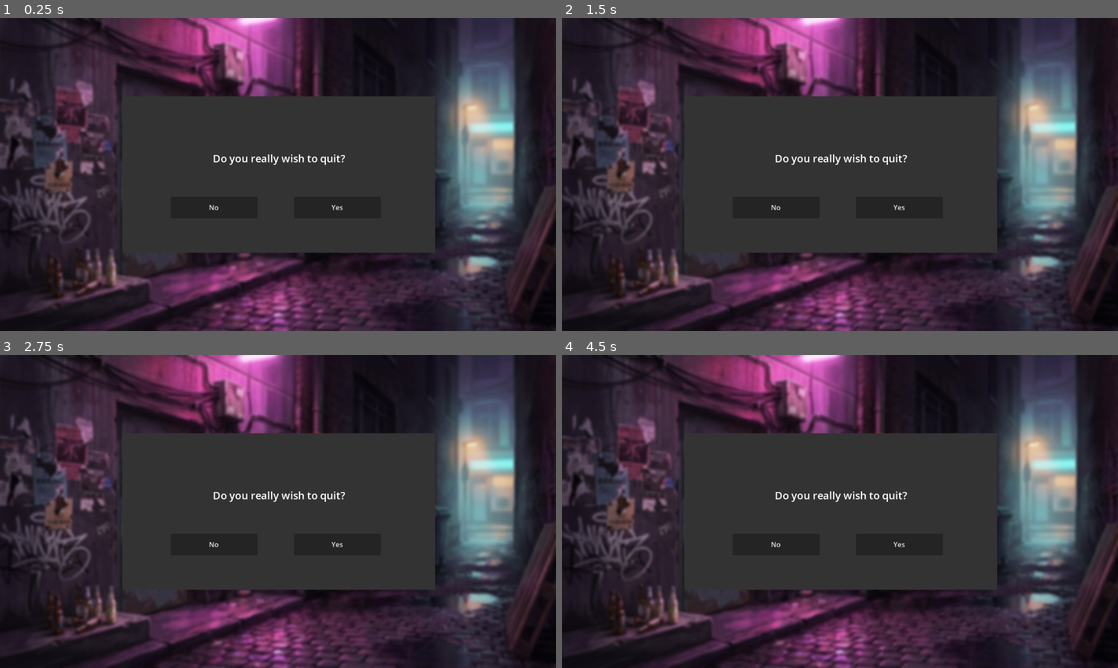
Above: before the commit, frames 1-4 (two rows, left to right).
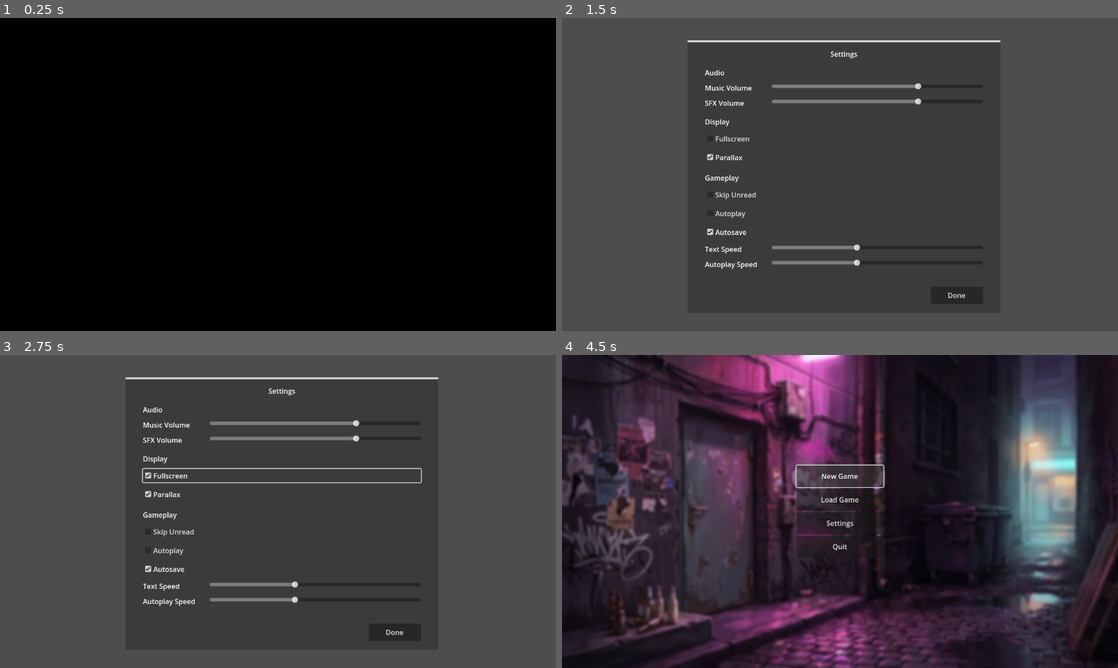
Above: after the commit, the same moments.

Repository: esesemdi/vngine
Game: Godot game, scene res://VNgine/Default/Scenes/Title/TitleScene.tscn
Same seed, same stepped clock (60 frames per second), same inputs: the game is played once before the commit and once after it.
Inputs (mouse positions are in pixels of both pictures, inside the frame that each line leads up to):
- Up to frame 1 (0.25 s): no input
- Up to frame 2 (1.5 s): click "Load Game" at 0.5 s; click "Settings" at 1.25 s
- Up to frame 3 (2.75 s): click (278, 477) at 2 s, where only the run before the commit has a clickable "New Game"
- Up to frame 4 (4.5 s): click (840, 477) at 2.75 s, where only the run before the commit has a clickable "New Game"; click (956, 633) at 3.5 s, where only the run after the commit has a clickable "Done"; click "New Game" at 4.25 s

The runs differ from the first frame. In frame 1, 93% of the frame differs, in the area x 0-100%, y 0-100%; in frame 2, 66%; in frame 3, 66%; in frame 4, 19%.
Error before the commit: Parse Error: Cannot find member "Const" in base "Def". (res://VNgine/Source/Autoloads/MediaMan/MediaMan.gd:126)

Commit message:
Finish move to settings and definitions class, minor media tweaks

Diff:
--- a/VNgine/Default/Scenes/Settings/SettingsScene.gd
+++ b/VNgine/Default/Scenes/Settings/SettingsScene.gd
@@ -53,6 +53,6 @@
 func _on_setting_toggled(value: bool, setting: String):
 	setting_toggled.emit(setting, value)
 func _on_done_pressed() -> void:
-	sfx_requested.emit(Def.Const.SFX_SELECT)
+	sfx_requested.emit(Def.Paths.SFX_SELECT)
 	goback_requested.emit()
 #endregion
--- a/VNgine/Default/Scenes/Settings/SettingsScene.tscn
+++ b/VNgine/Default/Scenes/Settings/SettingsScene.tscn
@@ -60,7 +60,7 @@
 layout_mode = 2
 size_flags_horizontal = 3
 max_value = 1.0
-step = 0.1
+step = 0.02
 
 [node name="SFXVolume" type="HBoxContainer" parent="MainLayer/PanelContainer/VBoxContainer/AudioSection"]
 layout_mode = 2
@@ -76,7 +76,7 @@
 layout_mode = 2
 size_flags_horizontal = 3
 max_value = 1.0
-step = 0.1
+step = 0.02
 
 [node name="DisplaySection" type="VBoxContainer" parent="MainLayer/PanelContainer/VBoxContainer"]
 layout_mode = 2
--- a/VNgine/Default/Scenes/Title/TitleScene.gd
+++ b/VNgine/Default/Scenes/Title/TitleScene.gd
@@ -46,22 +46,22 @@
 
 ## SIGNALS
 func _on_new_game_pressed() -> void:
-	sfx_requested.emit(Def.Const.SFX_SELECT)
+	sfx_requested.emit(Def.Paths.SFX_SELECT)
 #	scene_requested.emit(Def.Scenes.STORY)
 func _on_load_game_pressed() -> void:
-	sfx_requested.emit(Def.Const.SFX_SELECT)
+	sfx_requested.emit(Def.Paths.SFX_SELECT)
 #	scene_requested.emit(Def.Scenes.LOAD)
 func _on_settings_pressed() -> void:
-	sfx_requested.emit(Def.Const.SFX_SELECT)
+	sfx_requested.emit(Def.Paths.SFX_SELECT)
 	scene_requested.emit(Def.Scenes.SETTINGS)
 func _on_quit_pressed() -> void:
-	sfx_requested.emit(Def.Const.SFX_SELECT)
+	sfx_requested.emit(Def.Paths.SFX_SELECT)
 	quit_requested.emit()
 func _on_yes_pressed() -> void:
-	sfx_requested.emit(Def.Const.SFX_SELECT)
+	sfx_requested.emit(Def.Paths.SFX_SELECT)
 	quit_requested.emit()
 func _on_no_pressed() -> void:
-	sfx_requested.emit(Def.Const.SFX_SELECT)
+	sfx_requested.emit(Def.Paths.SFX_SELECT)
 	toggle_component("pause")
 
 func _on_pause_toggled() -> void:
--- a/VNgine/Source/Autoloads/ConfigMan.gd
+++ b/VNgine/Source/Autoloads/ConfigMan.gd
@@ -5,6 +5,17 @@
 
 var _settings: Dictionary = {}
 var _config: ConfigFile = ConfigFile.new()
+
+# Maps section names to their Def.Defaults constants
+const SECTION_MAP: Dictionary = {
+	"display": "DISPLAY",
+	"audio": "AUDIO",
+	"story": "STORY",
+	"text": "TEXT",
+	"saves": "SAVES",
+	"input": "INPUT",
+	"stage": "STAGE",
+}
 
 func _ready() -> void:
 	_load_settings()
@@ -14,16 +25,35 @@
 
 #region PUBLIC API
 func get_setting(section: String, key: String) -> Variant:
-	return _settings.get(section, {}).get(key, Def.Const.DEFAULTS.get(section, {}).get(key))
+	var current_value = _settings.get(section, {}).get(key)
+	if current_value != null:
+		return current_value
+	return _get_default(section, key)
 
 func get_section(setting: String) -> String:
-	for section in Def.Const.DEFAULTS:
-		if Def.Const.DEFAULTS[section].has(setting):
+	for section in SECTION_MAP:
+		var defaults := _get_section_defaults(section)
+		if defaults.has(setting):
 			return section
 	return ""
 #endregion
 
 #region PRIVATE
+func _get_section_defaults(section: String) -> Dictionary:
+	match section:
+		"display": return Def.Defaults.DISPLAY
+		"audio": return Def.Defaults.AUDIO
+		"story": return Def.Defaults.STORY
+		"text": return Def.Defaults.TEXT
+		"saves": return Def.Defaults.SAVES
+		"input": return Def.Defaults.INPUT
+		"stage": return Def.Defaults.STAGE
+	return {}
+
+func _get_default(section: String, key: String) -> Variant:
+	var defaults := _get_section_defaults(section)
+	return defaults.get(key)
+
 func _connect_to_signals() -> void:
 	InputMan.setting_toggled.connect(_on_setting_toggled.bind("fullscreen"))
 	get_tree().node_added.connect(_connect_scene_signals)
@@ -39,25 +69,28 @@
 	settings_scene.sfx_volume.set_value_no_signal(get_setting("audio", "sfx_volume"))
 	settings_scene.fullscreen.set_pressed_no_signal(get_setting("display", "fullscreen"))
 	settings_scene.parallax.set_pressed_no_signal(get_setting("display", "parallax"))
-	settings_scene.skip_unread.set_pressed_no_signal(get_setting("story_scene", "skip_unread"))
-	settings_scene.autoplay.set_pressed_no_signal(get_setting("story_scene", "autoplay"))
-	settings_scene.autosave.set_pressed_no_signal(get_setting("save_system", "autosave"))
+	settings_scene.skip_unread.set_pressed_no_signal(get_setting("story", "skip_unread"))
+	settings_scene.autoplay.set_pressed_no_signal(get_setting("story", "autoplay"))
+	settings_scene.autosave.set_pressed_no_signal(get_setting("saves", "autosave"))
 	settings_scene.text_speed_mult.set_value_no_signal(get_setting("text", "text_speed_mult"))
-	settings_scene.auto_speed_mult.set_value_no_signal(get_setting("story_scene", "auto_speed_mult"))
+	settings_scene.auto_speed_mult.set_value_no_signal(get_setting("story", "auto_speed_mult"))
 
 func _load_settings() -> void:
-	for setting in Def.Const.USER_SETTINGS:
-		var section: String = get_section(setting)
+	# Initialize settings with defaults for user-saveable settings only
+	for setting in Def.Defaults.USER_SETTINGS:
+		var section := get_section(setting)
 		if section.is_empty():
 			continue
 		if not _settings.has(section):
 			_settings[section] = {}
-		_settings[section][setting] = Def.Const.DEFAULTS[section][setting]
+		_settings[section][setting] = _get_default(section, setting)
 
-	if _config.load(Def.Const.PATH_CONFIG) != OK:
+	# Load from config file
+	if _config.load(Def.Paths.CONFIG) != OK:
 		_save_settings()
 		return
 
+	# Override defaults with saved values
 	for section in _settings:
 		for setting in _settings[section]:
 			if _config.has_section_key(section, setting):
@@ -67,7 +100,7 @@
 	for section in _settings:
 		for setting in _settings[section]:
 			_config.set_value(section, setting, _settings[section][setting])
-	_config.save(Def.Const.PATH_CONFIG)
+	_config.save(Def.Paths.CONFIG)
 
 func _apply_all_settings() -> void:
 	for section in _settings:
@@ -75,7 +108,7 @@
 			_apply_setting(setting, _settings[section][setting])
 
 func _set_setting(setting: String, value: Variant) -> void:
-	var section: String = get_section(setting)
+	var section := get_section(setting)
 	if section.is_empty():
 		return
 	_settings[section][setting] = value
@@ -96,12 +129,12 @@
 				DisplayServer.window_set_mode(DisplayServer.WINDOW_MODE_FULLSCREEN)
 			else:
 				DisplayServer.window_set_mode(DisplayServer.WINDOW_MODE_WINDOWED)
-				DisplayServer.window_set_size(Def.Const.DEFAULTS.display.window_size)
+				DisplayServer.window_set_size(Def.Defaults.DISPLAY.window_size)
 				_center_window()
 
 func _center_window() -> void:
-	var screen: Vector2i = DisplayServer.screen_get_size()
-	var window: Vector2i = DisplayServer.window_get_size()
+	var screen := DisplayServer.screen_get_size()
+	var window := DisplayServer.window_get_size()
 	DisplayServer.window_set_position((screen - window) / 2)
 #endregion
 
--- a/VNgine/Source/Autoloads/InputMan.gd
+++ b/VNgine/Source/Autoloads/InputMan.gd
@@ -10,7 +10,7 @@
 var input_locked: bool = false
 
 func _input(event: InputEvent) -> void:
-	if input_locked or ShotCaller.current_scene in Def.Const.INPUT_LOCKED_SCENES:
+	if input_locked or ShotCaller.current_scene in Def.General.INPUT_LOCKED_SCENES:
 		get_viewport().set_input_as_handled()
 		return
 	if event.is_pressed() and not event.is_echo():
--- a/VNgine/Source/Autoloads/MediaMan/MediaMan.gd
+++ b/VNgine/Source/Autoloads/MediaMan/MediaMan.gd
@@ -123,7 +123,7 @@
 		_play_music_internal(path)
 func _on_scene_changed(scene: Def.Scenes) -> void:
 	if scene == Def.Scenes.TITLE:
-		play_music(Def.Const.TITLE_THEME_PATH)
+		play_music(Def.Paths.TITLE_THEME)
 	else:
 		stop_music()
 func _on_sfx_requested(path: String) -> void:
--- a/VNgine/Source/Autoloads/ShotCaller.gd
+++ b/VNgine/Source/Autoloads/ShotCaller.gd
@@ -15,7 +15,7 @@
 	Util.print_logo()
 	_preload_scenes()
 	_connect_to_signals()
-	MediaMan.play_video(Def.Const.INTRO_PATH)
+	MediaMan.play_video(Def.Paths.INTRO)
 	change_scene(Def.Scenes.TITLE)
 
 
